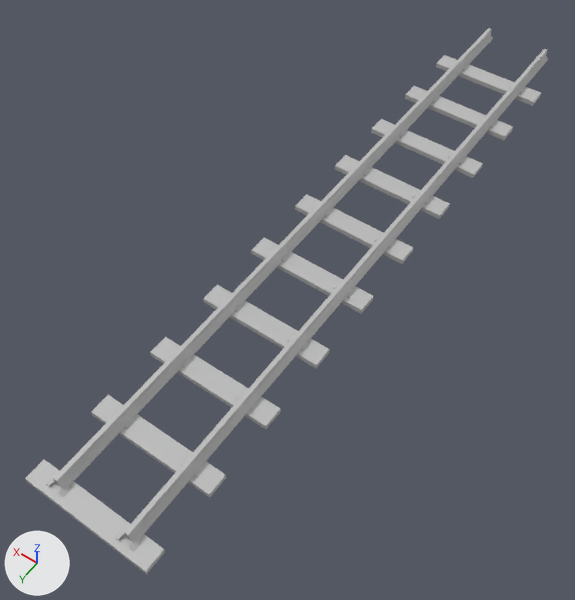
What one commit did to the FBX model WhiteBox_Temp/Assets/Models/Rail_Road.fbx.
Rendered twice from a 50 mm camera at (-0.068, 0.0656, 0.0783) aimed at (-0.0297, 0.0119, -0.0062). The axes (+X, +Y, +Z) are drawn at lower left. The lights are the same throughout. Where no turn or scale is listed for an object, it has been applied to the vertices.

Script lines for the objects in view, before the commit:
```python
me_mesh = bpy.data.meshes.new('Mesh')
me_mesh.from_pydata(...)  # 32 vertices, 14 faces; spans x -0.0108..0.0008, y -0.05..0.05, z -0.0007..0.0011
me_mesh.materials.append(mat_lambert1)  # grey #bcbcbc
me_mesh_001 = bpy.data.meshes.new('Mesh.001')
me_mesh_001.from_pydata(...)  # 400 vertices, 170 faces; spans x -0.0026..0.0145, y -0.0914..0.0014, z -0.0008..0.0003
me_mesh_001.materials.append(mat_lambert1)  # grey #bcbcbc
ob_boards = bpy.data.objects.new('Boards', me_mesh_001)
ob_boards.location = (-0.038, 0.05, -0.0005)
ob_rails = bpy.data.objects.new('Rails', me_mesh)
ob_rails.location = (-0.027, 0.0, 0.0)
```
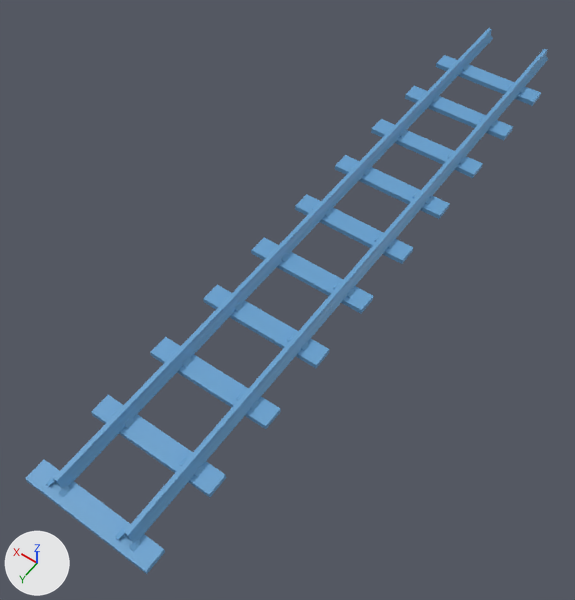
The newer file is also turned or shifted as a whole; pictures and numbers use the older file's frame.

The change, as JSON lines over the scene's bpy script:
```json
{"op": "add", "block": "mat_env_set_02", "code": ["mat_env_set_02 = principled_material('Env_Set_02')", "mat_env_set_02.base_color = (0.134, 0.351, 0.619)  # blue #66a0ce"]}
{"block": "me_mesh", "where": "me_mesh.from_pydata(...)  # 32 vertices, 14 faces; spans x -0.0108..0.0008, y -0.05..0.05, z -0.0007..0.0011"}
{"op": "remove", "block": "me_mesh", "code": "me_mesh.materials.append(mat_lambert1)  # grey #bcbcbc"}
{"op": "add", "block": "me_mesh", "code": "me_mesh.materials.append(mat_env_set_02)  # blue #66a0ce"}
{"block": "me_mesh_001", "where": "me_mesh_001.from_pydata(...)  # 400 vertices, 170 faces; spans x -0.0026..0.0145, y -0.0914..0.0014, z -0.0008..0.0003"}
{"op": "remove", "block": "me_mesh_001", "code": "me_mesh_001.materials.append(mat_lambert1)  # grey #bcbcbc"}
{"op": "add", "block": "me_mesh_001", "code": "me_mesh_001.materials.append(mat_env_set_02)  # blue #66a0ce"}
```

Pixel boxes (x1, y1, x2, y2) of what changed, in the pictures (575 x 600 px):
```json
{"object": "Boards", "change": "recoloured", "before": [25, 55, 541, 574], "after": [25, 55, 541, 574], "on screen": "grey to blue"}
{"object": "Rails", "change": "recoloured", "before": [52, 28, 548, 543], "after": [52, 28, 548, 543], "on screen": "grey to blue"}
```
